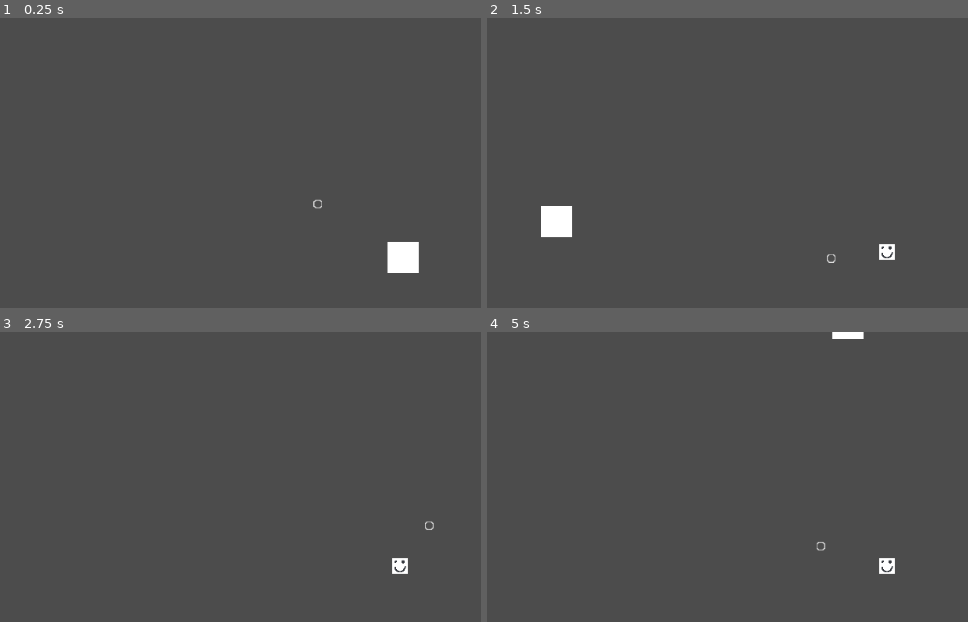
Above: before the commit, frames 1-4 (two rows, left to right).
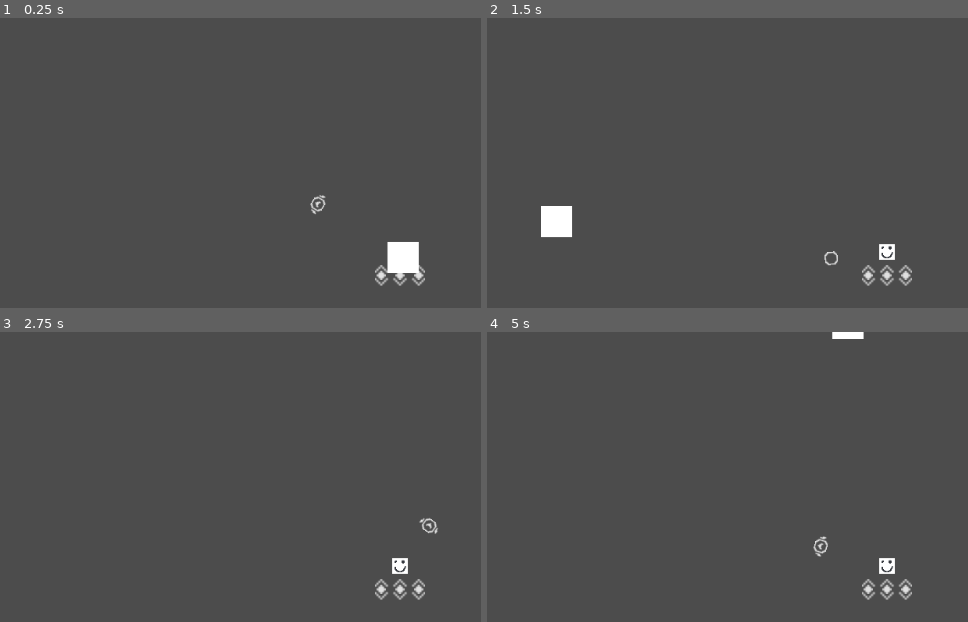
Above: after the commit, the same moments.

Repository: ottomated/codeday-2019
Game: Godot game, scene res://Board.tscn
Same seed, same stepped clock (60 frames per second), same inputs: the game is played once before the commit and once after it.
Inputs (mouse positions are in pixels of both pictures, inside the frame that each line leads up to):
- Up to frame 1 (0.25 s): no input
- Up to frame 2 (1.5 s): tap Enter at 0.5 s; move the mouse to (outside the picture) at 0.52 s; hold Right (ui_right) 0.53-1.28 s; click (outside the picture) at 0.67 s; move the mouse to (727, 276) at 1.27 s; hold Down (ui_down) from 1.28 s (still down); click (727, 276) at 1.42 s
- Up to frame 3 (2.75 s): move the mouse to (480, 462) at 2.02 s; release Down (ui_down) at 2.03 s; hold Right (ui_right) from 2.03 s (still down); click (480, 462) at 2.17 s
- Up to frame 4 (5 s): tap Space at 2.75, 4.25 s; move the mouse to (outside the picture) at 2.77 s; release Right (ui_right) at 2.78 s; hold Up (ui_up) 2.78-3.53 s; click (outside the picture) at 2.92 s; tap Enter at 3.5 s; move the mouse to (outside the picture) at 3.52 s; hold Left (ui_left) from 3.53 s (still down); click (outside the picture) at 3.67 s; move the mouse to (645, 494) at 4.27 s; click (645, 494) at 4.42 s

The runs differ from the first frame. In frame 1, 0.4% of the frame differs, in the area x 64-89%, y 61-93%; in frame 2, 0.4%; in frame 3, 0.5%, in the area x 77-92%, y 64-93%; in frame 4, 0.5%.

Commit message:
added health bar

Diff:
--- a/Player.tscn
+++ b/Player.tscn
@@ -1,8 +1,11 @@
-[gd_scene load_steps=6 format=2]
+[gd_scene load_steps=9 format=2]
 
 [ext_resource path="res://scripts/Player.gd" type="Script" id=1]
 [ext_resource path="res://images/player.png" type="Texture" id=2]
 [ext_resource path="res://images/pointer.png" type="Texture" id=3]
+[ext_resource path="res://images/health_bar.png" type="Texture" id=4]
+[ext_resource path="res://scripts/Health Bar.gd" type="Script" id=5]
+[ext_resource path="res://images/health_dot.png" type="Texture" id=6]
 
 [sub_resource type="RectangleShape2D" id=1]
 
@@ -26,6 +29,7 @@
 
 [node name="Direction Indicator" type="Sprite" parent="."]
 position = Vector2( -15.6906, -13.3661 )
+scale = Vector2( 1.5, 1.5 )
 texture = ExtResource( 3 )
 
 [node name="Dash Hitbox" type="Area2D" parent="."]
@@ -38,3 +42,20 @@
 current = true
 drag_margin_h_enabled = false
 drag_margin_v_enabled = false
+
+[node name="Health Bar" type="Sprite" parent="."]
+position = Vector2( 0, 30 )
+scale = Vector2( 2.4, 2.4 )
+texture = ExtResource( 4 )
+script = ExtResource( 5 )
+
+[node name="Heart1" type="Sprite" parent="Health Bar"]
+texture = ExtResource( 6 )
+offset = Vector2( -10, 0 )
+
+[node name="Heart2" type="Sprite" parent="Health Bar"]
+texture = ExtResource( 6 )
+
+[node name="Heart3" type="Sprite" parent="Health Bar"]
+texture = ExtResource( 6 )
+offset = Vector2( 10, 0 )
--- /dev/null
+++ b/scripts/Health Bar.gd
@@ -0,0 +1,35 @@
+extends Sprite
+
+# Declare member variables here. Examples:
+# var a = 2
+# var b = "text"
+
+var health
+
+# Called when the node enters the scene tree for the first time.
+func _ready():
+	set_health(3)
+	pass # Replace with function body.
+
+func heal():
+	return set_health(health + 1)
+	pass
+
+func hurt():
+	return set_health(health - 1)
+	pass
+
+func set_health(amount):
+	health = amount
+	for child in get_children():
+		if amount > 0:
+			child.visible = true
+		else:
+			child.visible = false
+		amount -= 1
+	var alive = health == 0
+	return alive
+
+# Called every frame. 'delta' is the elapsed time since the previous frame.
+#func _process(delta):
+#	pass
--- a/scripts/Player.gd
+++ b/scripts/Player.gd
@@ -6,9 +6,12 @@
 
 signal player_attack
 
+var direction_indicator_ready_texture = preload("res://images/pointer_ready.png")
+var direction_indicator_unready_texture = preload("res://images/pointer.png")
 var direction_indicator
 var dash_hitbox
 var dash_hitbox_shape
+var health_bar
 
 export var speed = 400
 export var dash_distance = 250
@@ -28,7 +31,8 @@
 	direction_indicator = get_node("Direction Indicator")
 	dash_hitbox = get_node("Dash Hitbox")
 	dash_hitbox_shape = get_node("Dash Hitbox/Dash Hitbox Shape").get_shape()
-
+	direction_indicator.set_texture(direction_indicator_ready_texture)
+	health_bar = get_node("Health Bar")
 
 # Called every frame. 'delta' is the elapsed time since the previous frame.
 func _process(delta):
@@ -48,6 +52,8 @@
 		dash_followup()
 	time_to_dash -= delta
 	get_direction()
+	if(time_to_dash <= 0):
+		direction_indicator.set_texture(direction_indicator_ready_texture)
 
 func _input(event):
 	if event is InputEventMouseButton && time_to_dash <= 0:
@@ -57,9 +63,11 @@
 	var mouse_position = get_global_mouse_position()
 	direction = (mouse_position - position)
 	direction_indicator.position = 5*sqrt(direction.length())*direction.normalized()
+	direction_indicator.rotation = direction.angle()+PI/2
 	direction = direction.normalized()
 
 func dash():
+	direction_indicator.set_texture(direction_indicator_unready_texture)
 	initial_position = position
 	move_and_collide(dash_distance*direction, true)
 	time_to_dash = dash_cooldown
Binary file added: images/health_bar.png
Not shown, added: images/health_bar.png.import
Binary file added: images/health_dot.png
Not shown, added: images/health_dot.png.import
Binary file added: images/pointer_ready.png
Not shown, added: images/pointer_ready.png.import
